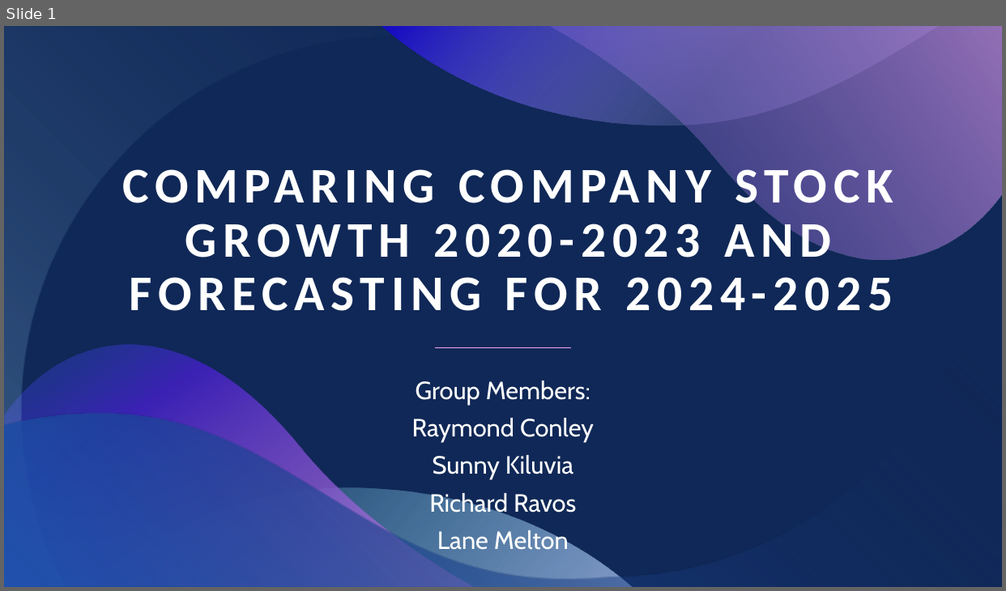
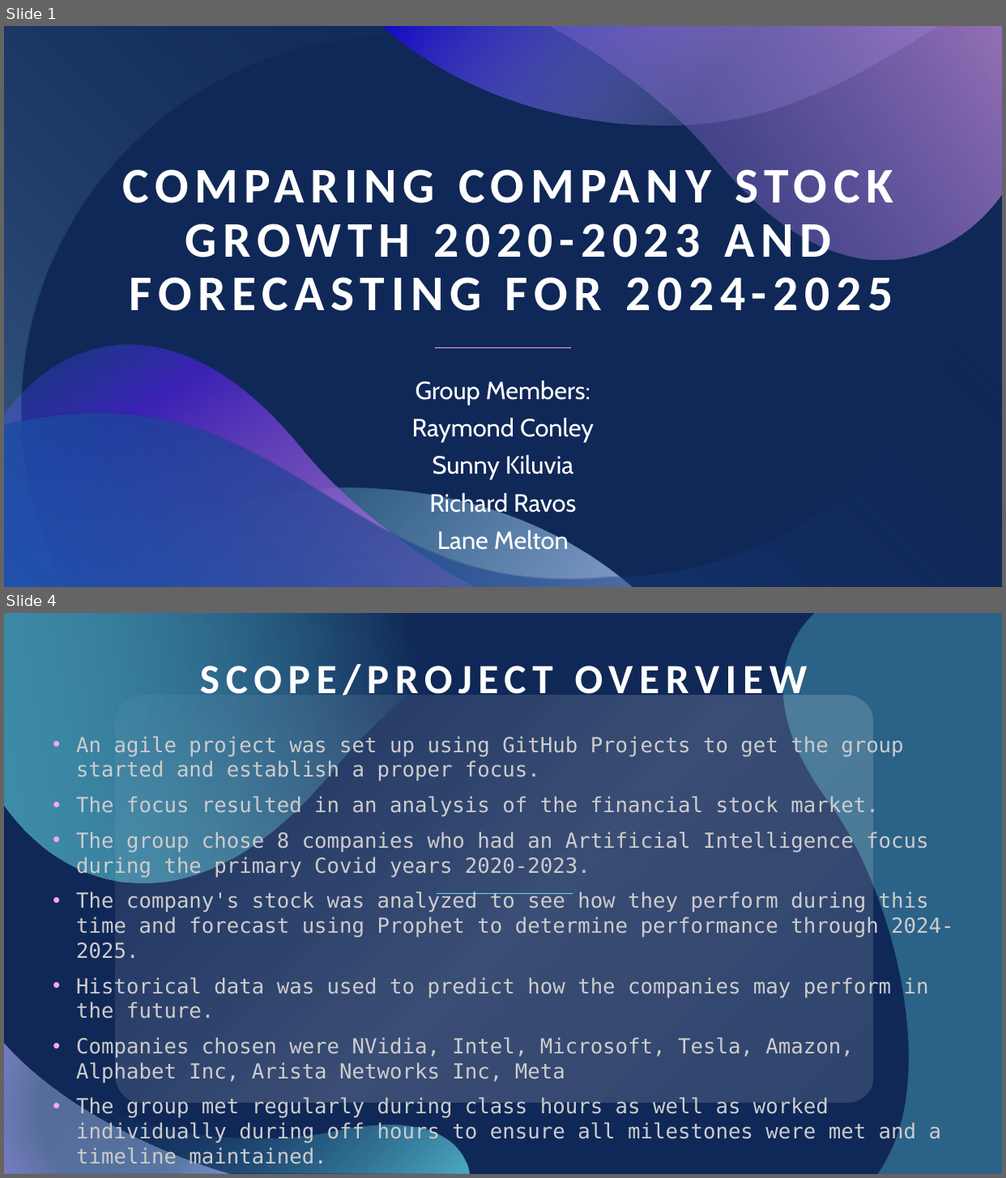
Before and after one commit to skiluvia/project1-varos-kiluvia-conley-melton, a slide deck: Project_1_Presentation.pptx. Shown one above the other, each under a label of ours: slide 1 before the commit, slides 1 and 4 after it; the slides between them are not shown. The pictures are 1006x591 and 1006x1178 pixels, drawn with LibreOffice and Linux fonts; fonts in the diff are those of the drawing. Boxes give left, top, right and bottom in pixels: in the first picture for what was removed or moved away, otherwise in the second. Text is boxed around its words. In the diff, an @@ line names an element or a change of style, - is before the commit and + after.

```diff
--- a/Project_1_Presentation.pptx
+++ b/Project_1_Presentation.pptx
@@ slide 4 added at <box>4,613,1002,1174</box>, background #102857 @@
@@ freeform shape added at <box>4,613,527,884</box>, fill gradient #102857 to #64DFED @@
@@ freeform shape added at <box>783,613,1002,1174</box>, fill #64DFED at 32% opacity @@
@@ title added at <box>200,659,808,704</box>, 40 pt, text #FFFFFF, bold @@
+SCOPE/PROJECT OVERVIEW
@@ rounded rectangle added at <box>116,696,872,1102</box>, fill gradient #FFFFFF @@
@@ subtitle added at <box>76,735,953,1169</box>, 20 pt, text #CCCCCC @@
+• An agile project was set up using GitHub Projects to get the group started and establish a proper focus.
+• The focus resulted in an analysis of the financial stock market.
+• The group chose 8 companies who had an Artificial Intelligence focus during the primary Covid years 2020-2023.
+• The company's stock was analyzed to see how they perform during this time and forecast using Prophet to determine performance through 2024-2025.
+• Historical data was used to predict how the companies may perform in the future.
+• Companies chosen were NVidia, Intel, Microsoft, Tesla, Amazon, Alphabet Inc, Arista Networks Inc, Meta
+• The group met regularly during class hours as well as worked individually during off hours to ensure all milestones were met and a timeline maintained.
@@ line added from (572, 894) to (437, 894), #64DFED 0.5 pt @@
@@ freeform shape added at <box>4,1011,469,1174</box>, fill gradient #64DFED to #102857 @@
@@ freeform shape added at <box>4,1043,231,1174</box>, fill gradient #ABC3F0 to #AAA5F9 @@
```
Also in this commit, not shown: 1 slide changed, 12 other slides added, 13 slides removed.
